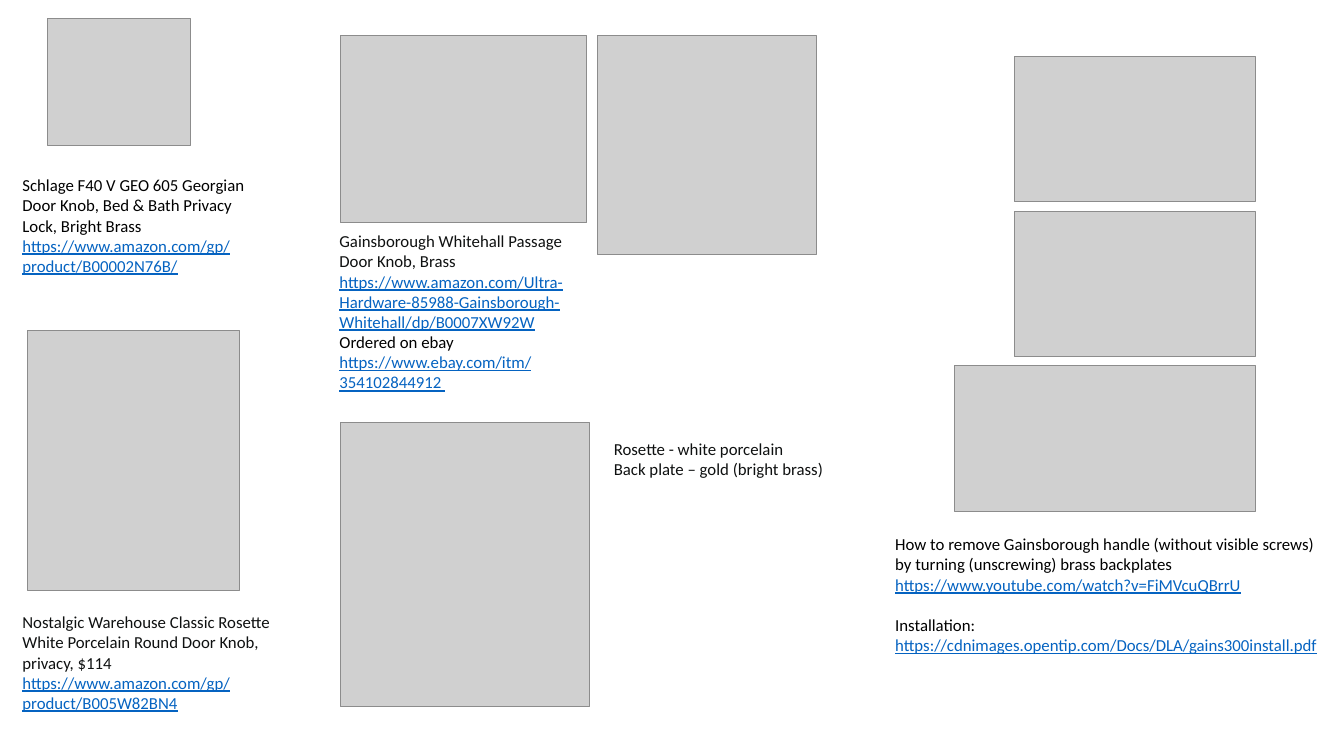
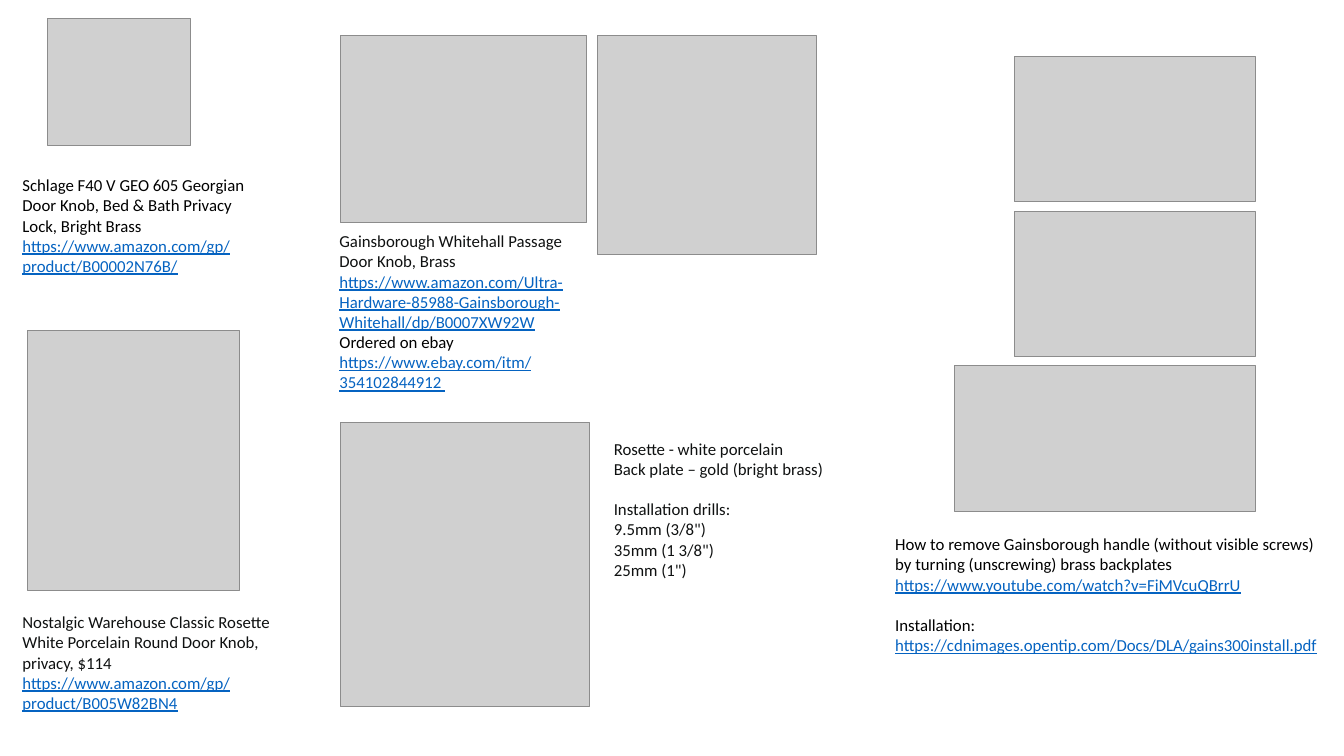
Before and after one commit to lselector/misc_farm, a slide deck: slide 5 of hinges_knobs.pptx. Drawn at 1344x756 pixels with LibreOffice and Linux fonts; fonts in the diff are those of the drawing; grey boxes stand for pictures. Boxes give left, top, right and bottom in pixels: in the first picture for what was removed or moved away, otherwise in the second. Text is boxed around its words. In the diff, an @@ line names an element or a change of style, - is before the commit and + after.

Commit message:
update

```diff
--- a/hinges_knobs.pptx
+++ b/hinges_knobs.pptx
@@ text at [614,503,730,578]: paragraphs added @@
+Installation drills:
+9.5mm (3/8")
+35mm (1 3/8")
+25mm (1")
```
